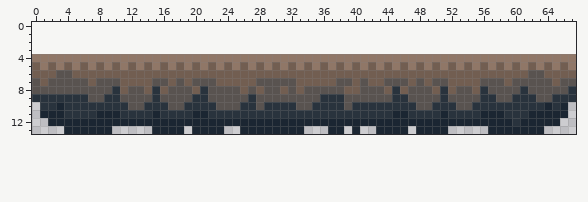
Pixel-art file -- assets/sprites/stoneplatform.aseprite. The first picture shows the starting point.
68x10 pixels, 1 frame. The old version is drawn lined up with the new one, on the new canvas.
The same view after the edit:
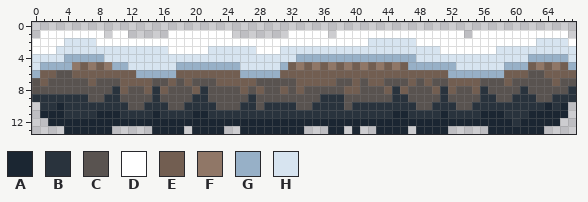
Palette (. is transparent): A #1b2632  B #29333d  C #595350  D #ffffff  E #725e51  F #907767  G #97b0c7  H #d7e4f0
Changes in this commit:
canvas 68x10 -> 68x14, the old top-left corner now at 0,4
y 1: x 1..8 ........ -> DDDDDDDD; x 10..11 .. -> DD; x 17..24 ........ -> DDDDDDDD; x 32..36 ..... -> DDDDD; x 38..53 ................ -> DDDDDDDDDDDDDDDD; x 55..66 ............ -> DDDDDDDDDDDD
y 2: x 0..67 .................................................................... -> DDDDHHHHDDDDDDDDDDDDDDDDDDDDDDDDDDDDDDDDDDHHHHHHDDDDDDDDDDDDDDDHHHHD
y 3: x 0..67 .................................................................... -> DDDHHHHHHHHHHHHHHDDDDDHHHHHHDDDHHHHHHHHHHHHHHHHHHHHDDDDDDDHHHHHHHHHH
y 4: x 0..67 FFFFFFFFFFFFFFFFFFFFFFFFFFFFFFFFFFFFFFFFFFFFFFFFFFFFFFFFFFFFFFFFFFFF -> HHHHGGGGGHHHHHHHHHHHHHHHHHHHHHHHHGGGGGGGGGGGGGGGHHHHHHHHHHHHHHGGGGGH
y 5: x 0..4 EFEFE -> HGGGG; x 10..31 EFEFEFEFEFEFEFEFEFEFEF -> GGHHHHHHGGGGGGGGHHHHHG; x 47..61 FEFEFEFEFEFEFEF -> GGGGGGHHHHHHGGG; x 67 F -> G
y 6: x 0 E -> G; x 13..17 EEEEE -> GGGGG; x 26..30 EEEEE -> GGGGG; x 52..58 EEEEEEE -> GGGGGGG
Pixel boxes of the changes (left, top, right, bottom) in both pictures:
changed: (32, 30, 576, 78)
